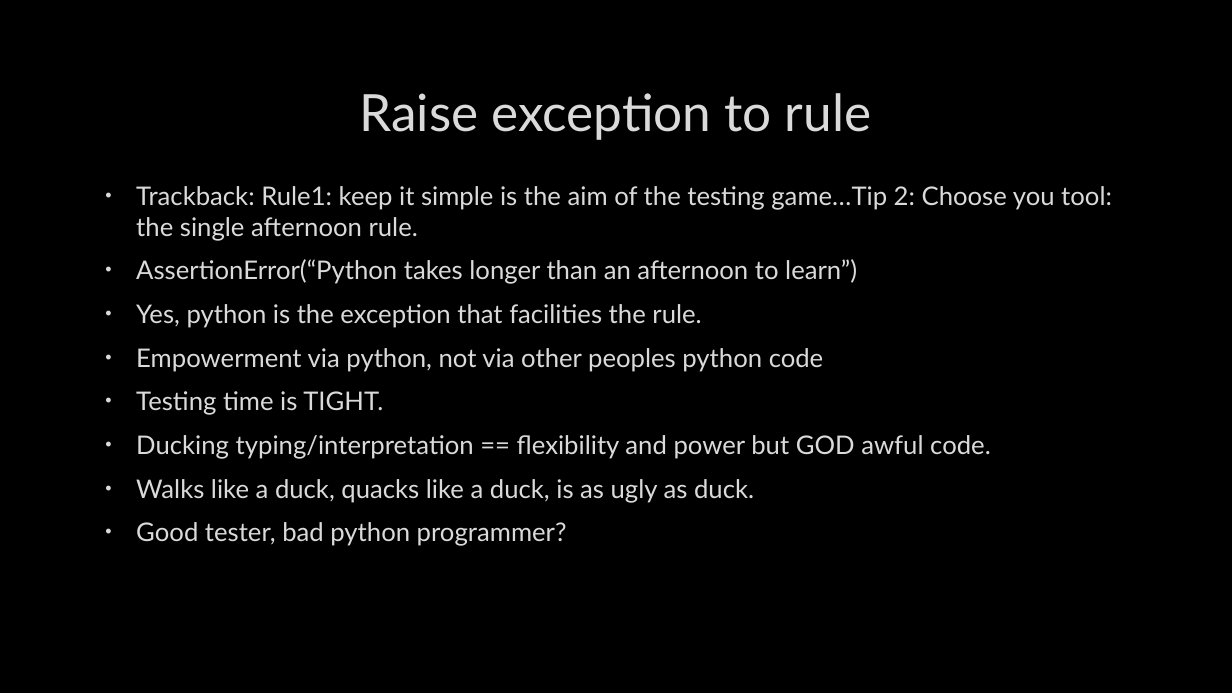
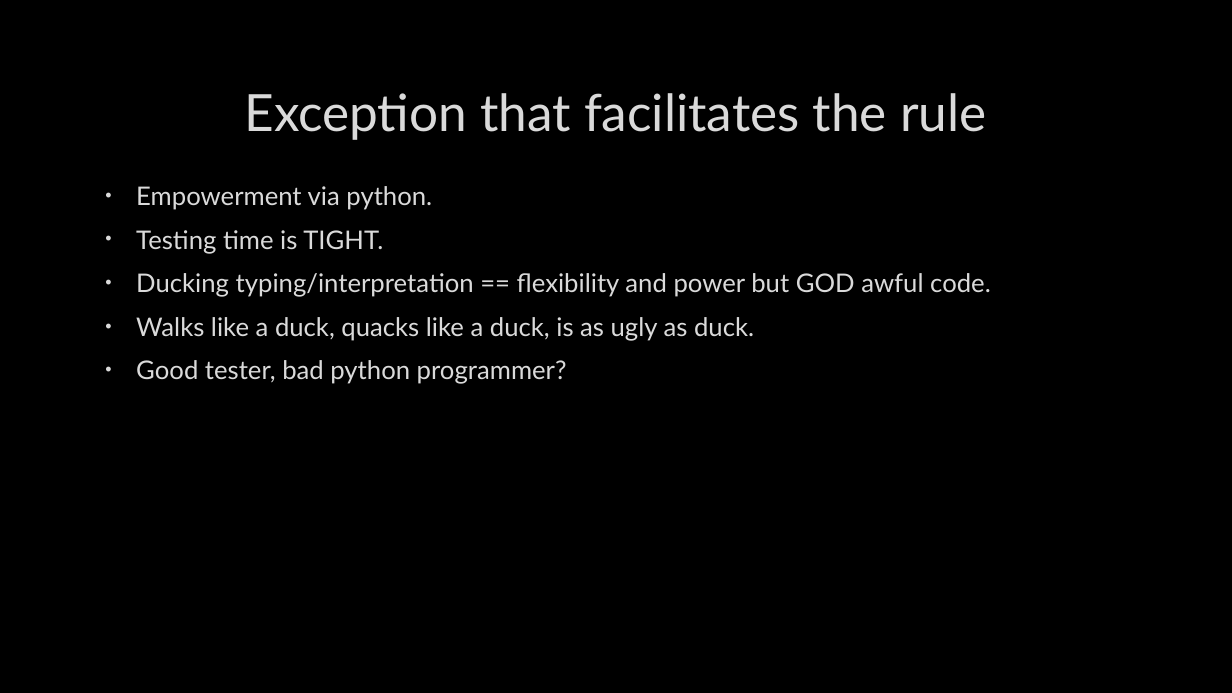
Before and after one commit to ddmee/pylondinium2018, a slide deck: slide 13 of testing - how to keep it simple.pptx (slide 12 before the commit). Drawn at 1232x693 pixels with LibreOffice and Linux fonts; fonts in the diff are those of the drawing; background and template pictures are left out. Boxes give left, top, right and bottom in pixels: in the first picture for what was removed or moved away, otherwise in the second. Text is boxed around its words. In the diff, an @@ line names an element or a change of style, - is before the commit and + after.

```diff
--- a/testing - how to keep it simple.pptx
+++ b/testing - how to keep it simple.pptx
@@ title at [244, 93, 986, 140]: text changed @@
-Raise exception to rule
+Exception that facilitates the rule
@@ text at [136, 186, 432, 210]: text changed @@
-• Trackback: Rule1: keep it simple is the aim of the testing game…Tip 2: Choose you tool: the single afternoon rule.
-• AssertionError(“Python takes longer than an afternoon to learn”)
-• Yes, python is the exception that facilities the rule.
-• Empowerment via python, not via other peoples python code
+• Empowerment via python.
```
Also in this commit, not shown: 10 other slides changed, 2 slides added, 1 other file.
